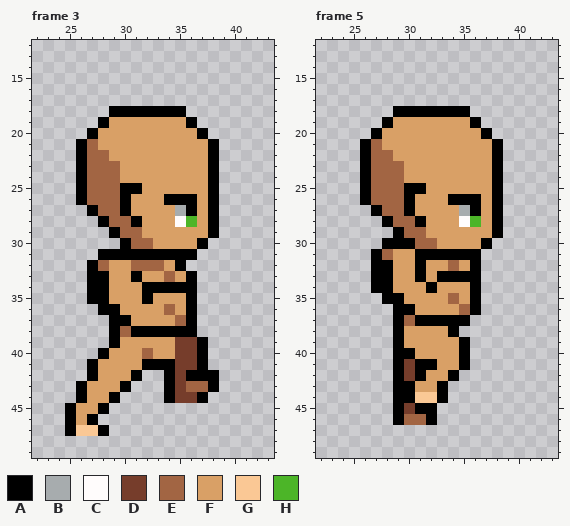
Two states of a pixel-art file, assets/Entities/Characters/Body_A/Animations/Run_Base/Run_Side.aseprite. Above: the version before the commit.
64x64 pixels, 6 frames. Pixels under 10% opacity are left out. Colours within 5 levels of each other are drawn and written as one. Shown: frame 3: x 22..43, y 12..49; frame 5: x 22..43, y 12..49. The commit also changed other frames, which this record leaves out.
Visible layers, top first: "Arm_B", "Head", "Chest", "Leg_B".
Palette (. is transparent): A #000000  B #a7acae  C #fffcfc  D #763d2b  E #a26543  F #d9a066  G #fac895  H #4cb528
Pixels before, frame 3, first column x 25:
18 ....AAAAAAA...
19 ...AFFFFFFFA..
20 ..AFFFFFFFFFA.
21 .AEFFFFFFFFFFA
22 .AEEFFFFFFFFFA
23 .AEEEFFFFFFFFA
24 .AEEEFFFFFFFFA
25 .AEEEAAFFFFFFA
26 .AEEEAFFFAAAFA
27 ..AEEAFFFFBAFA
28 ...AEEAFFFCHFA
29 ....AEEFFFFFFA
30 .....AEEFFFFA.
31 ...AAAAAAAAA..
32 ..AEFFEEEFA...
33 ..AAFFAFFEFA..
34 ..AAFFFAAAAA..
35 ..AAFFFAFFFA..
36 ...AAFFFFEFA..
37 ....AAFFFFEA..
38 ....AEAAAAAA..
39 ....AFFFFFDDA.
40 ...AFFFEFFDDA.
41 ..AFFFFAAADDA.
42 ..AFFFA..ADAAA
43 .AFFFA...ADEEA
44 .AFFA....ADDA.
45 AFFA..........
46 AFA...........
47 AGGA..........
Pixels before, frame 5, first column x 26:
18 ...AAAAAAA...
19 ..AFFFFFFFA..
20 .AFFFFFFFFFA.
21 AEFFFFFFFFFFA
22 AEEFFFFFFFFFA
23 AEEEFFFFFFFFA
24 AEEEFFFFFFFFA
25 AEEEAAFFFFFFA
26 AEEEAFFFAAAFA
27 .AEEAFFFFBAFA
28 ..AEEAFFFCHFA
29 ...AEEFFFFFFA
30 ..AAAEEFFFFA.
31 .AEFFAAAAAA..
32 .AAFFAFFEFA..
33 .AAFFAFAAAA..
34 .AAFFFAFFFA..
35 ..AAFFFFEFA..
36 ...AAFFFFEA..
37 ...AEAAAAA...
38 ...AFFFFA....
39 ...AFFFFFA...
40 ...AAFFFFA...
41 ...ADAAFFA...
42 ...ADAFFA....
43 ...AAFFA.....
44 ...AAGGA.....
45 ...ADAA......
46 ...AEEA......
The same view after the edit:
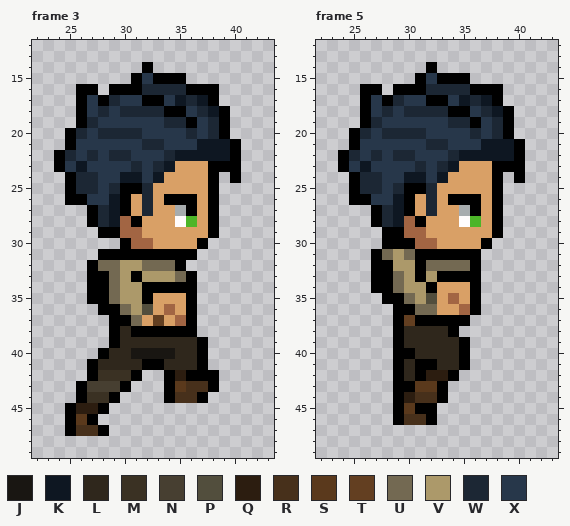
Colours new in this view: J #191612  K #0e1722  L #2f271c  M #3a3123  N #473f31  P #524e3d  Q #2c1d10  R #47301b  S #5a391c  T #633f21  U #736952  V #ac996a  W #1c2734  X #27374a
Difference:
layer "Hair-V1-F1" added
layer "Pants" added
layer "Boots" added
layer "Shirt" added
Frame 3:
y 14: x 32 . -> A
y 15: x 31..35 ..... -> AXAAA
y 16: x 26..27 .. -> AA; x 29..38 .......... -> AAAWWWWAAA
y 17: x 26..38 ............. -> AXAWXXAAXKWKA
y 18: x 26..33 ...AAAAA -> AXWXWWWW; x 36..39 .... -> XWKA
y 19: x 26..35 ..AFFFFFFF -> AWXXXXXXWW; x 37..39 ... -> XWA
y 20: x 25..39 ..AFFFFFFFFFA.. -> AWXWWWWXXXXWXWA
y 21: x 25..40 .AEFFFFFFFFFFA.. -> AXXXXXXWWXXXKKKA
y 22: x 24..40 ..AEEFFFFFFFFFA.. -> AWXWXWWXXXWKKKKKA
y 23: x 24..34 ..AEEEFFFFF -> AXKXXXXWXWK; x 39..40 .. -> AA
y 24: x 25..33 .AEEEFFFF -> AWWXXKKXK; x 40 . -> A
y 25: x 25..29 .AEEE -> AWWXW; x 32 F -> W
y 26: x 25 . -> A; x 27..29 EEE -> XXK; x 32 F -> W
y 27: x 28..29 EE -> WK; x 32 F -> W
y 28: x 27..29 .AE -> AWK
y 29: x 28 . -> A
y 32: x 28..34 EFFEEEF -> UUVVUUU
y 33: x 29..30 FF -> UV; x 32..35 FFEF -> VVVU
y 34..35: x 29..31 FFF -> UVV
y 36: x 30..32 FFF -> UVP
y 37: x 31 F -> U; x 33 F -> T
y 38: x 30 E -> L
y 39: x 30..36 FFFFFDD -> LLLLLLL
y 40: x 29..36 FFFEFFDD -> LLJJJJLL
y 41: x 28..31 FFFF -> LLLL; x 34..36 ADD -> LLL
y 42: x 28..30 FFF -> MMM; x 35 D -> Q
y 43: x 27..29 FFF -> NNN; x 35..37 DEE -> SRR
y 44: x 27..28 FF -> MM; x 35..36 DD -> RR
y 45: x 26..27 FF -> QQ
y 46: x 26 F -> S
y 47: x 26..27 GG -> RR
Frame 5:
y 14: x 32 . -> A
y 15: x 31..35 ..... -> AXAAA
y 16: x 26..27 .. -> AA; x 29..38 .......... -> AAAWWWWAAA
y 17: x 26..38 ............. -> AXAWXXAAXKWKA
y 18: x 26..33 ...AAAAA -> AXWXWWWW; x 36..39 .... -> XWKA
y 19: x 26..35 ..AFFFFFFF -> AWXXXXXXWW; x 37..39 ... -> XWA
y 20: x 25..39 ..AFFFFFFFFFA.. -> AWXWWWWXXXXWXWA
y 21: x 25..40 .AEFFFFFFFFFFA.. -> AXXXXXXWWXXXKKKA
y 22: x 24..40 ..AEEFFFFFFFFFA.. -> AWXWXWWXXXWKKKKKA
y 23: x 24..34 ..AEEEFFFFF -> AXKXXXXWXWK; x 39..40 .. -> AA
y 24: x 25..33 .AEEEFFFF -> AWWXXKKXK; x 40 . -> A
y 25: x 25..29 .AEEE -> AWWXW; x 32 F -> W
y 26: x 25 . -> A; x 27..29 EEE -> XXK; x 32 F -> W
y 27: x 28..29 EE -> WK; x 32 F -> W
y 28: x 27..29 .AE -> AWK
y 29: x 28 . -> A
y 31: x 28..30 EFF -> UVU
y 32: x 29..30 FF -> VV; x 32..35 FFEF -> UUUU
y 33: x 29..30 FF -> UV; x 32 F -> V
y 34: x 29..31 FFF -> UVV
y 35: x 30..32 FFF -> UVP
y 36: x 31..32 FF -> UU
y 37: x 30 E -> T
y 38: x 30..33 FFFF -> LLLL
y 39: x 30..34 FFFFF -> LLLLL
y 40: x 31..34 FFFF -> LLLL
y 41: x 30 D -> L; x 33..34 FF -> LL
y 42: x 30 D -> L; x 32..33 FF -> QQ
y 43: x 31..32 FF -> SS
y 44: x 30..32 AGG -> QRR
y 45: x 30 D -> S
y 46: x 30..31 EE -> RR
